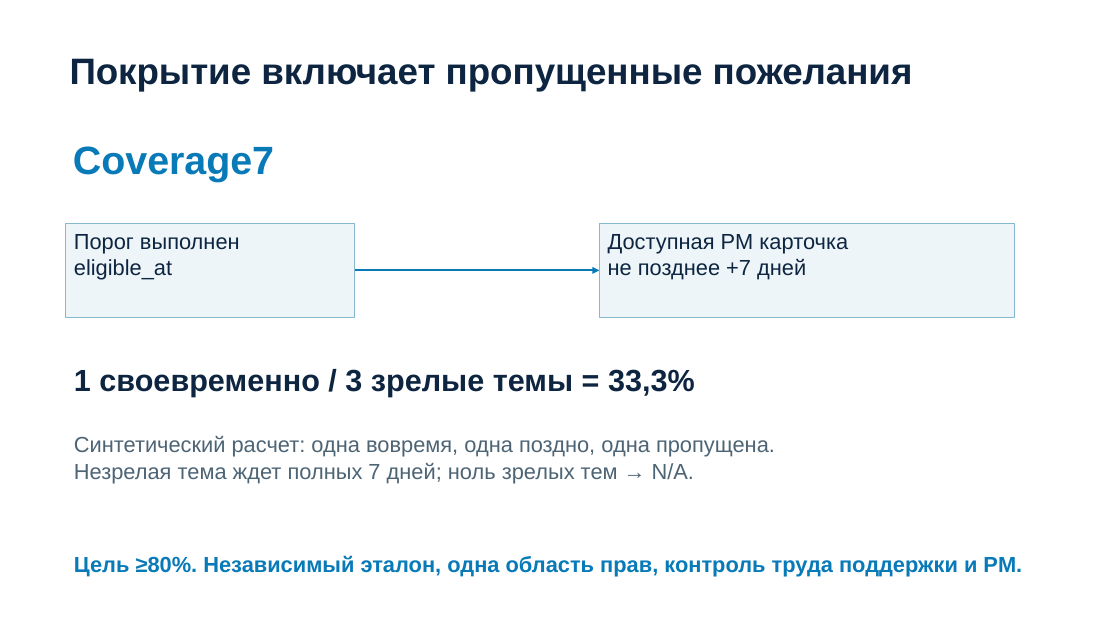
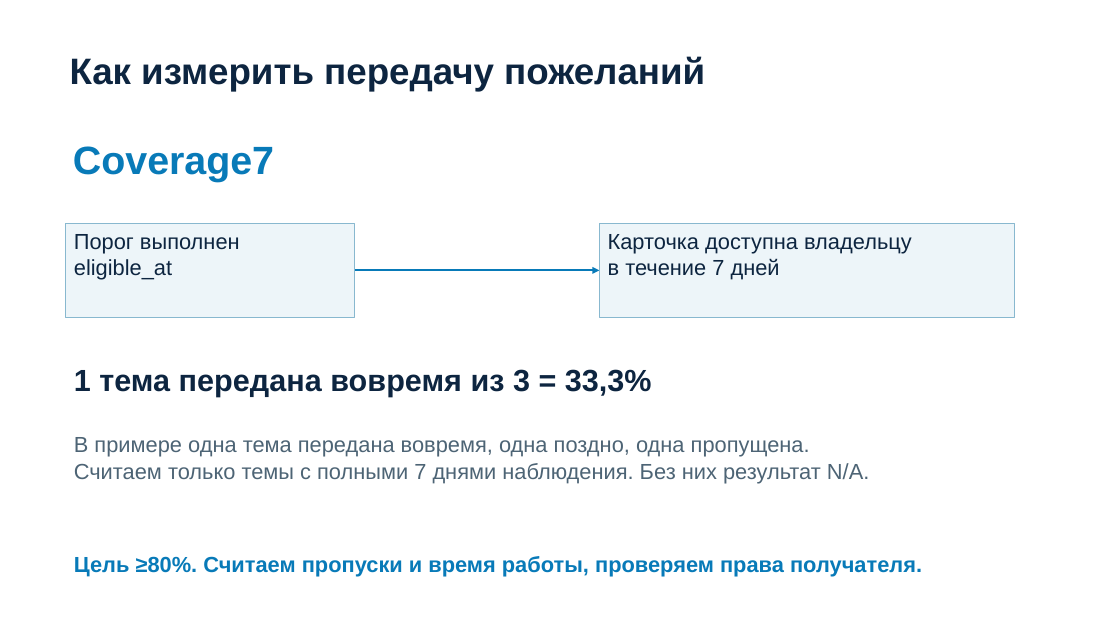
Before and after one commit to egorbaranos-max/intelligence-cup-feedback-agent, a slide deck: slide 8 of submission/presentation.pptx. Drawn at 1120x630 pixels with LibreOffice and Linux fonts; fonts in the diff are those of the drawing. Boxes give left, top, right and bottom in pixels: in the first picture for what was removed or moved away, otherwise in the second. Text is boxed around its words. In the diff, an @@ line names an element or a change of style, - is before the commit and + after.

```diff
--- a/submission/presentation.pptx
+++ b/submission/presentation.pptx
@@ text at bbox=[70, 56, 705, 91]: text changed @@
-Покрытие включает пропущенные пожелания
+Как измерить передачу пожеланий
@@ text in rectangle at bbox=[608, 234, 912, 280]: text changed @@
-Доступная PM карточка
-не позднее +7 дней
+Карточка доступна владельцу
+в течение 7 дней
@@ text at bbox=[74, 369, 652, 397]: text changed @@
-1 своевременно / 3 зрелые темы = 33,3%
+1 тема передана вовремя из 3 = 33,3%
@@ text at bbox=[74, 437, 869, 483]: text changed @@
-Синтетический расчет: одна вовремя, одна поздно, одна пропущена.
-Незрелая тема ждет полных 7 дней; ноль зрелых тем → N/A.
+В примере одна тема передана вовремя, одна поздно, одна пропущена.
+Считаем только темы с полными 7 днями наблюдения. Без них результат N/A.
@@ text at bbox=[74, 556, 922, 577]: text changed @@
-Цель ≥80%. Независимый эталон, одна область прав, контроль труда поддержки и PM.
+Цель ≥80%. Считаем пропуски и время работы, проверяем права получателя.
```
Also in this commit, not shown: 9 other slides changed, 13 other files.
